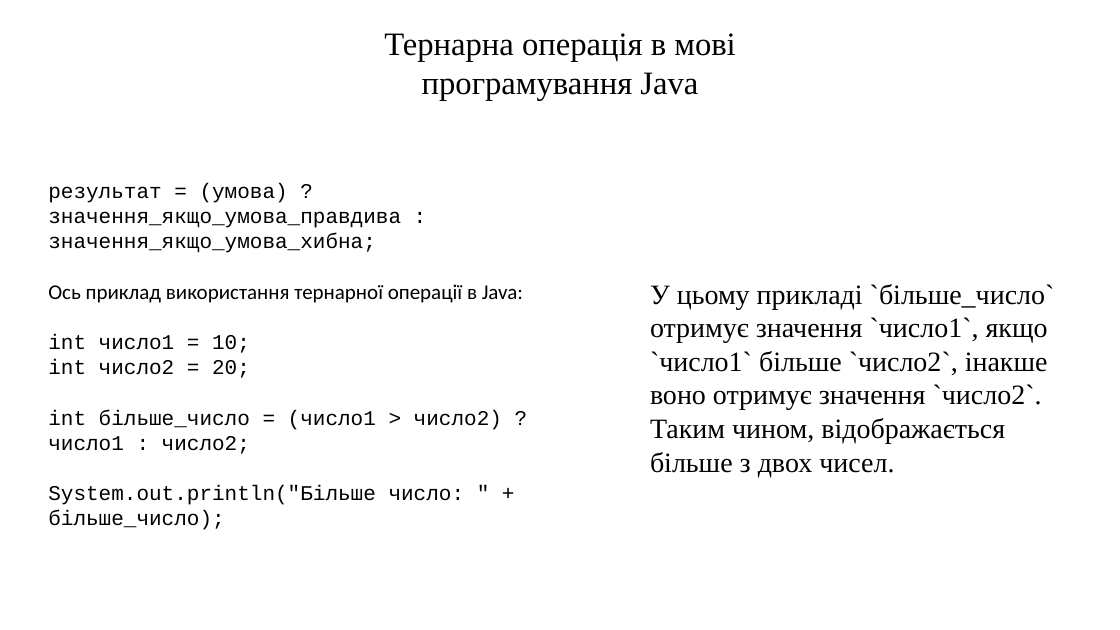
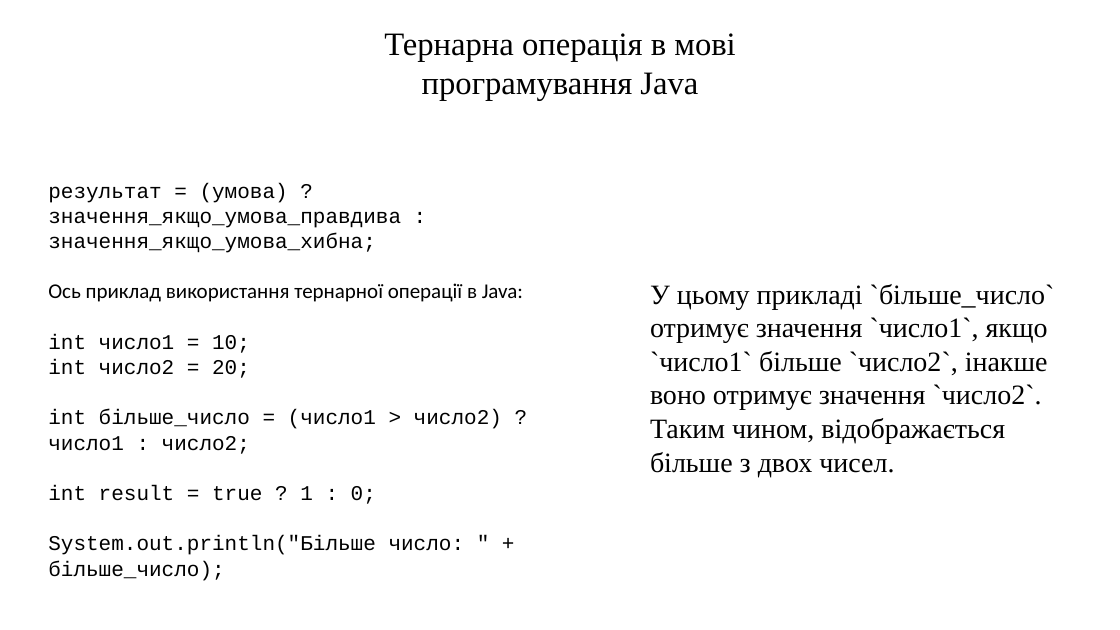
Before and after one commit to arg3ntuum/JavaCourse, a slide deck: slide 10 of Java Урок 2 БО.pptx. Drawn at 1120x630 pixels with LibreOffice and Linux fonts; fonts in the diff are those of the drawing. Boxes give left, top, right and bottom in pixels: in the first picture for what was removed or moved away, otherwise in the second. Text is boxed around its words. In the diff, an @@ line names an element or a change of style, - is before the commit and + after.

Commit message:
Upd
додано строчку для тернарної операції

```diff
--- a/Java Урок 2 БО.pptx
+++ b/Java Урок 2 БО.pptx
@@ text at (x1=48, y1=485, x2=376, y2=504): paragraph added @@
+int result = true ? 1 : 0;
```
